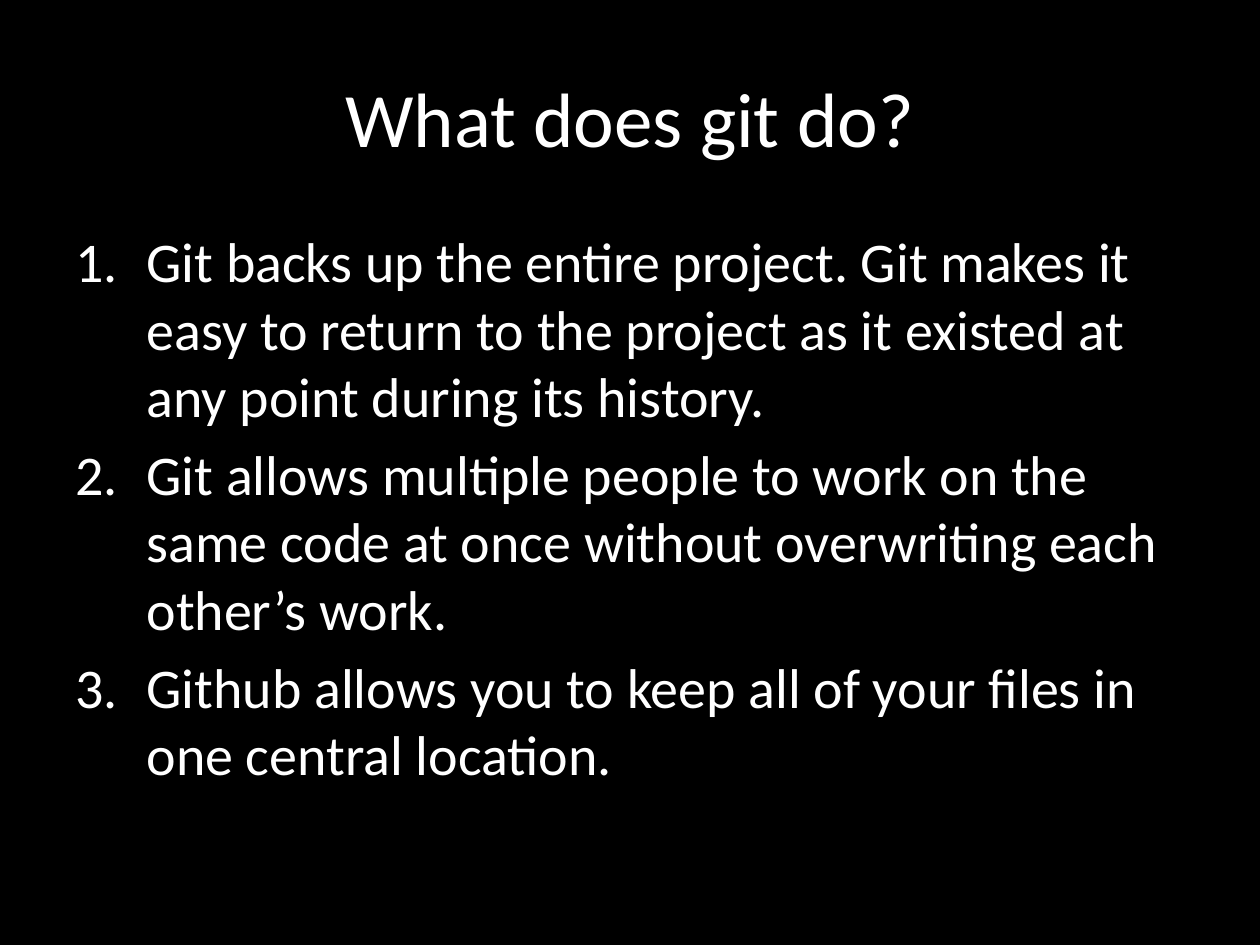
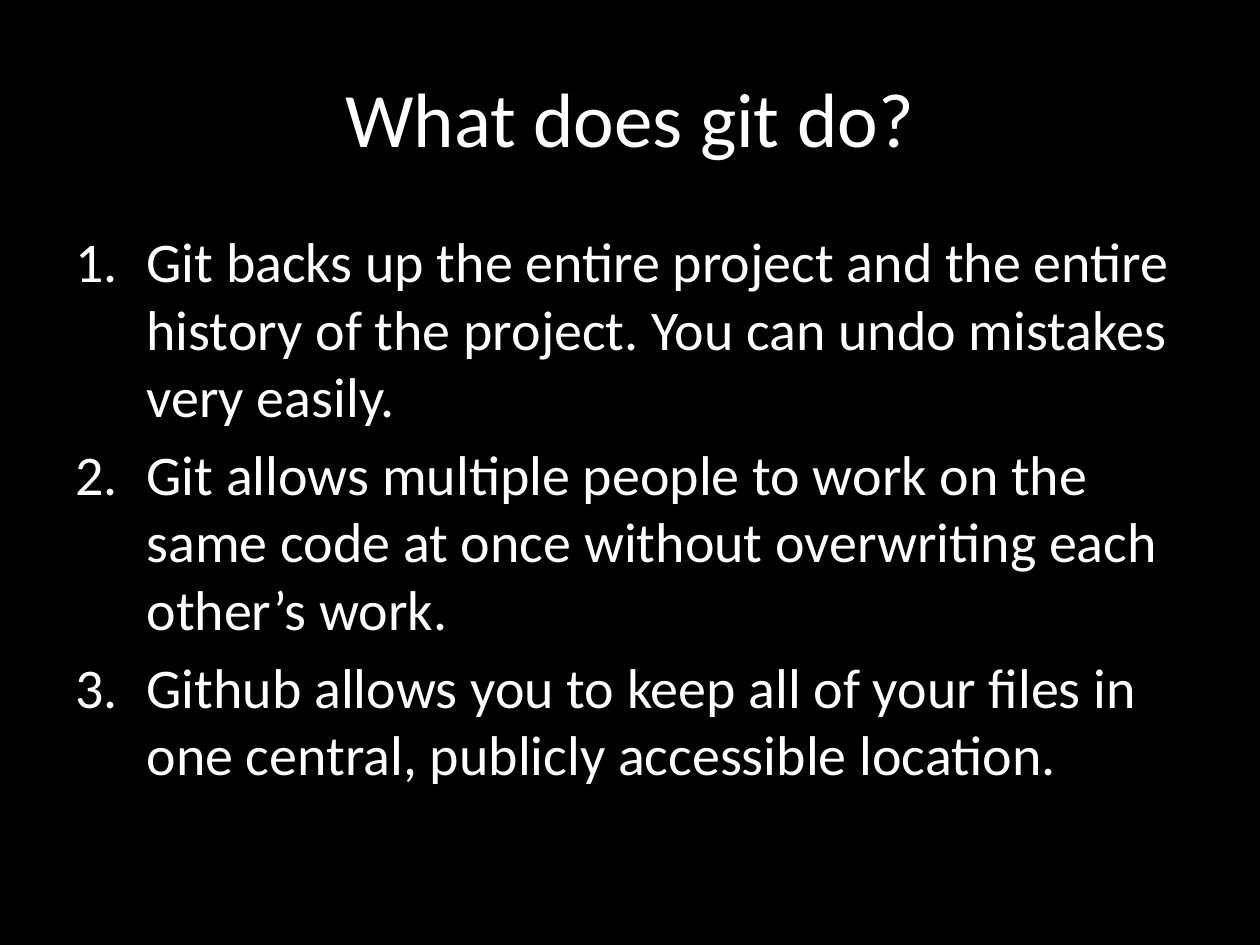
Before and after one commit to hadley/stat405-resources, a slide deck: slide 11 of git-lecture/Stat-405-git-lecture.pptx (slide 10 before the commit). Drawn at 1260x945 pixels with LibreOffice and Linux fonts; fonts in the diff are those of the drawing. Boxes give left, top, right and bottom in pixels: in the first picture for what was removed or moved away, otherwise in the second. Text is boxed around its words. In the diff, an @@ line names an element or a change of style, - is before the commit and + after.

```diff
--- a/git-lecture/Stat-405-git-lecture.pptx
+++ b/git-lecture/Stat-405-git-lecture.pptx
@@ text at bbox=[146, 243, 1169, 426]: text changed @@
-1. Git backs up the entire project. Git makes it easy to return to the project as it existed at any point during its history.
+1. Git backs up the entire project and the entire history of the project. You can undo mistakes very easily.
@@ text at bbox=[146, 669, 1136, 784]: text changed @@
-3. Github allows you to keep all of your files in one central location.
+3. Github allows you to keep all of your files in one central, publicly accessible location.
```
Also in this commit, not shown: 21 other slides changed, 24 slides added, 4 slides removed, 1 other file.
